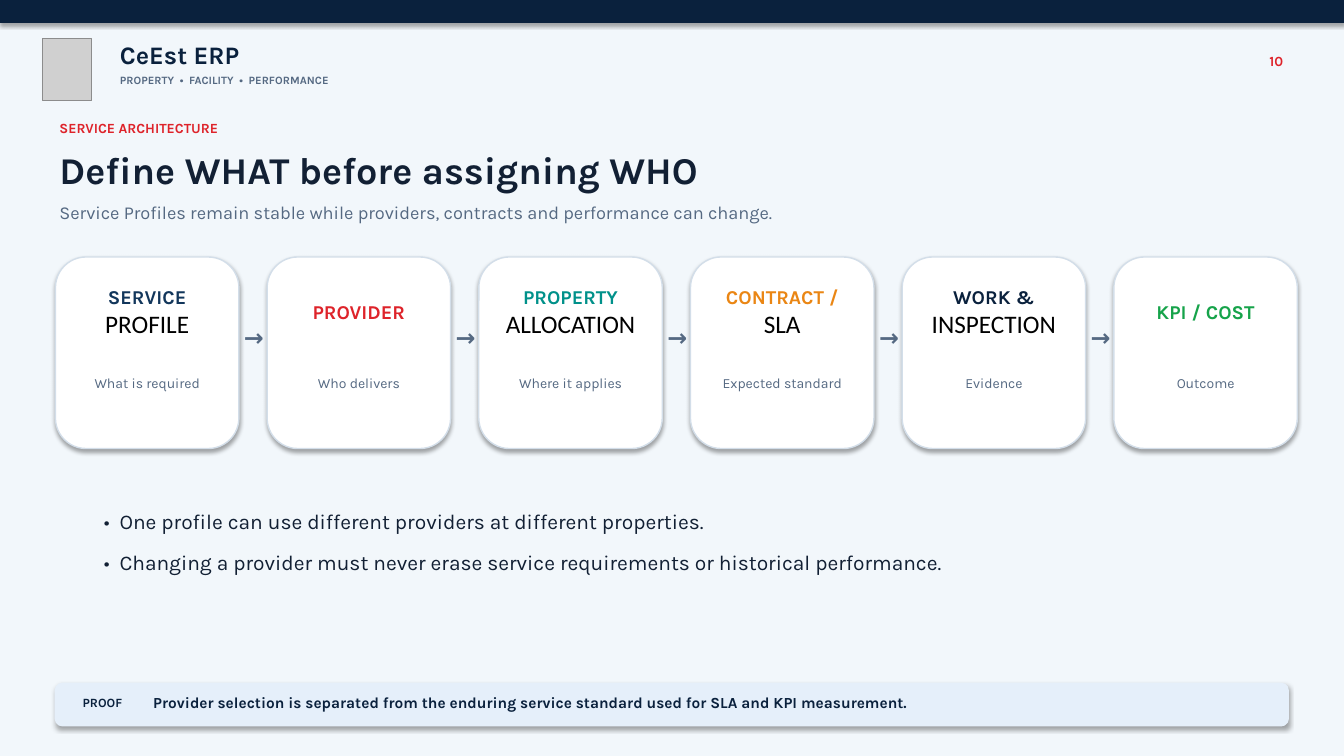
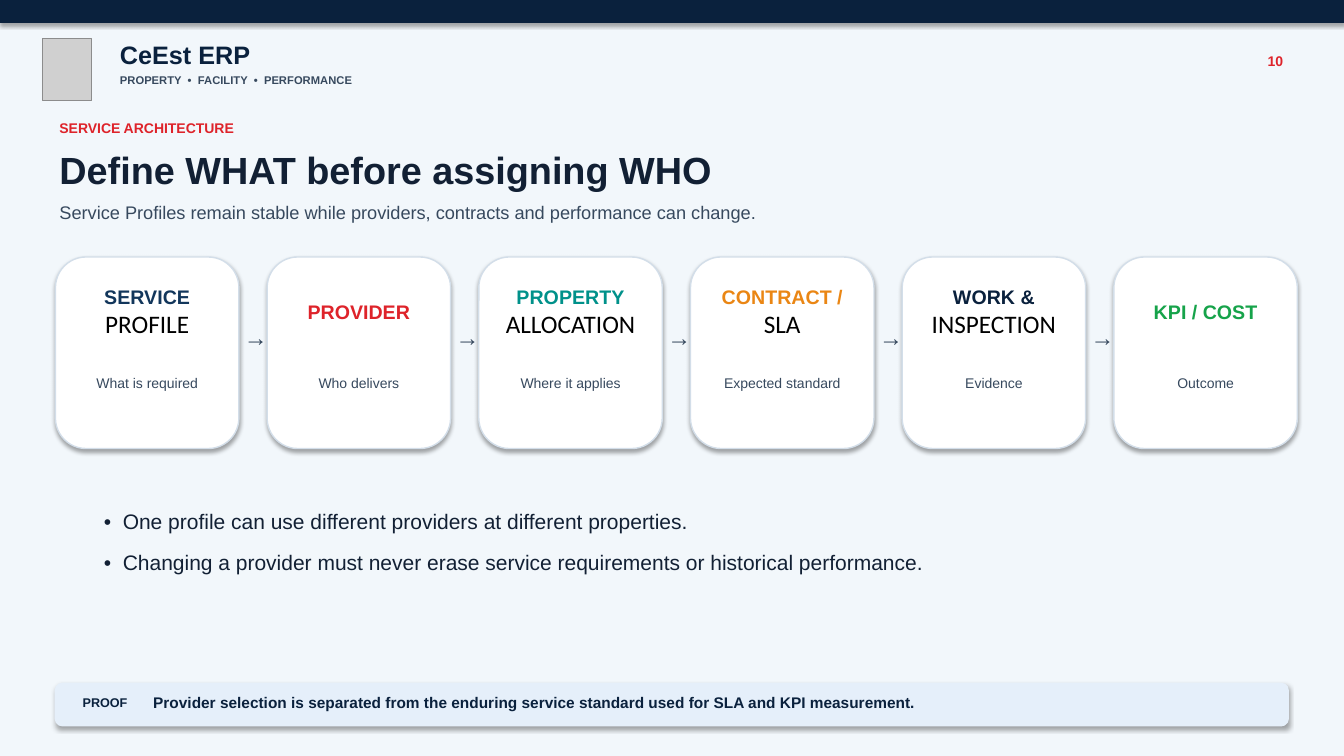
Before and after one commit to samnmbuguah/Center_Estates, a slide deck: slide 11 of docs/presentations/CeEst_ERP_Live_Demo_Presentation.pptx. Drawn at 1344x756 pixels with LibreOffice and Linux fonts; fonts in the diff are those of the drawing; grey boxes stand for pictures. Boxes give left, top, right and bottom in pixels: in the first picture for what was removed or moved away, otherwise in the second. Text is boxed around its words. In the diff, an @@ line names an element or a change of style, - is before the commit and + after.

```diff
--- a/docs/presentations/CeEst_ERP_Live_Demo_Presentation.pptx
+++ b/docs/presentations/CeEst_ERP_Live_Demo_Presentation.pptx
@@ text "SERVICE PROFILE" at box(104, 290, 190, 333): font Karla to Arial in "SERVICE" @@
@@ text "PROPERTY ALLOCATION" at box(506, 290, 635, 333): font Karla to Arial in "PROPERTY" @@
@@ text "CONTRACT / SLA" at box(722, 290, 832, 333): font Karla to Arial in "CONTRACT /" @@
@@ text "WORK & INSPECTION" at box(932, 290, 1056, 333): font Karla to Arial in "WORK &" @@
@@ font Karla to Arial, text colour #556982 to #37495E in 13 elements at box(120, 76, 352, 84), box(59, 206, 756, 223), box(96, 378, 198, 391), box(319, 378, 399, 388), box(521, 378, 620, 391), box(724, 378, 840, 391), box(965, 378, 1022, 388), box(1177, 378, 1234, 388), box(240, 325, 265, 350), box(452, 325, 477, 350), box(663, 325, 689, 350), box(875, 325, 900, 350), box(1087, 325, 1112, 350) @@
@@ font Karla to Arial in 9 elements at box(120, 46, 250, 65), box(59, 123, 234, 133), box(59, 156, 711, 191), box(1268, 56, 1284, 66), box(308, 305, 410, 319), box(1154, 305, 1258, 320), box(123, 513, 923, 575), box(83, 698, 128, 707), box(153, 697, 915, 711) @@
```
Also in this commit, not shown: 16 other slides changed, 2 other files.
